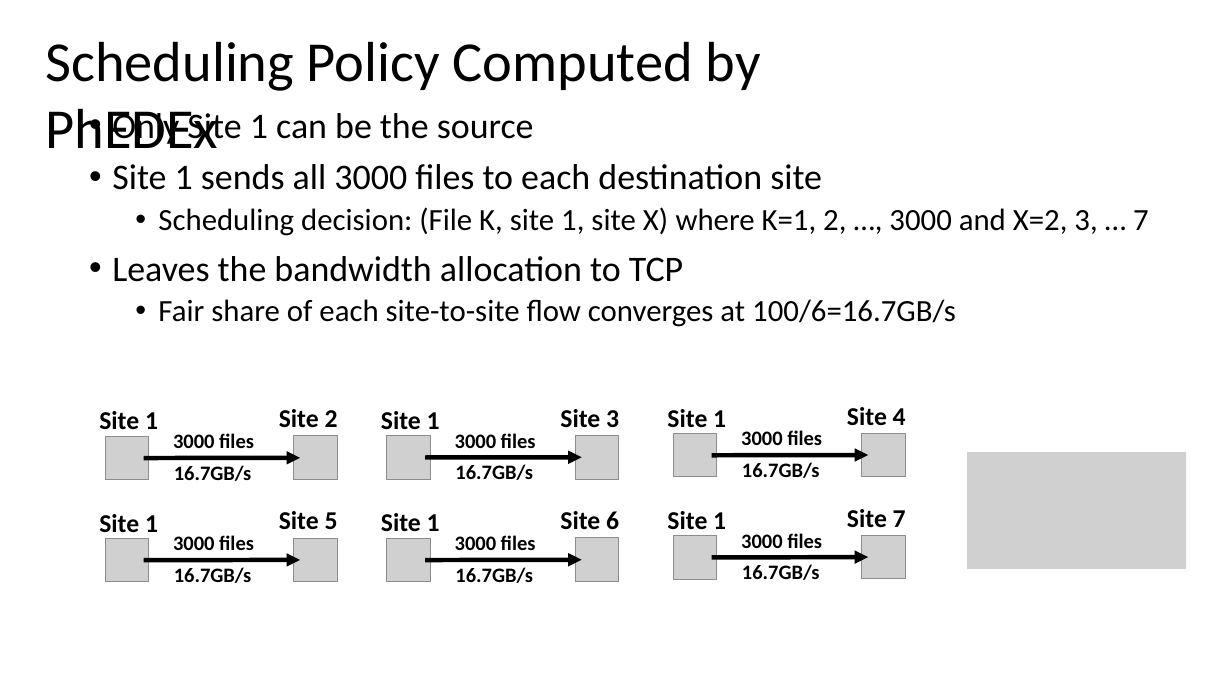
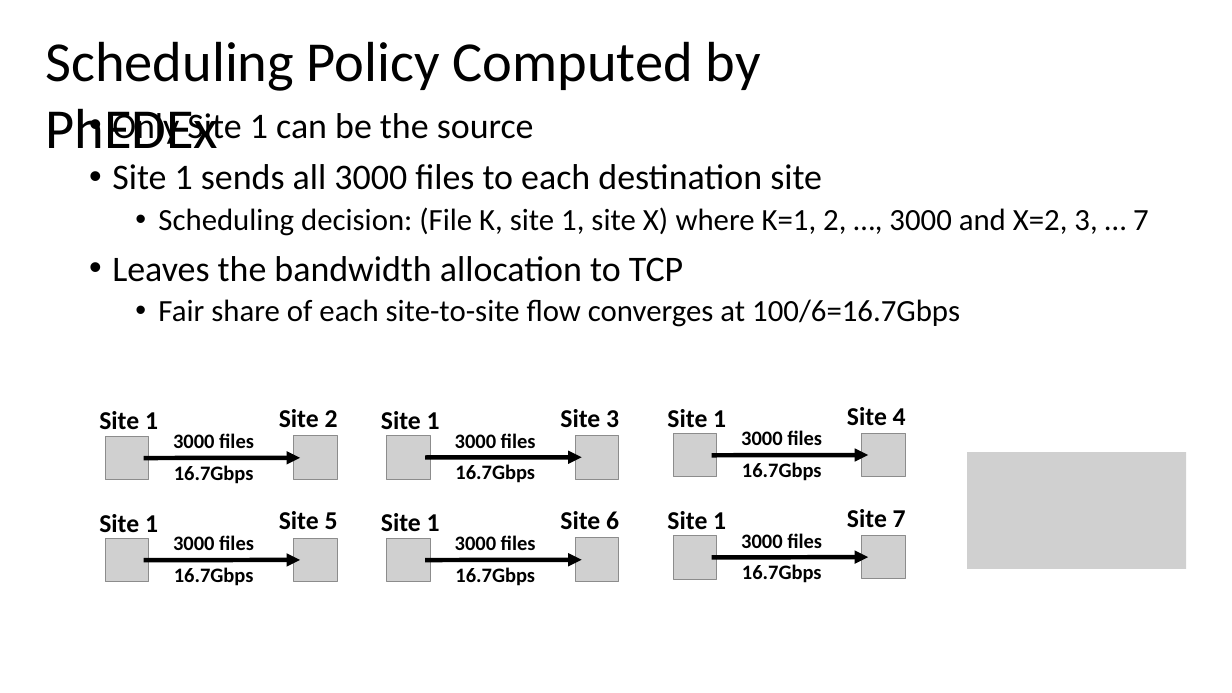
Before and after one commit to snlab/sc16, a slide deck: slide 5 of slides/cms-demo-v1.pptx. Drawn at 1232x693 pixels with LibreOffice and Linux fonts; fonts in the diff are those of the drawing; grey boxes stand for pictures. Boxes give left, top, right and bottom in pixels: in the first picture for what was removed or moved away, otherwise in the second. Text is boxed around its words. In the diff, an @@ line names an element or a change of style, - is before the commit and + after.

Commit message:
small edit

```diff
--- a/slides/cms-demo-v1.pptx
+++ b/slides/cms-demo-v1.pptx
@@ text at box(158, 299, 960, 327): text changed @@
-  • Fair share of each site-to-site flow converges at 100/6=16.7GB/s
+  • Fair share of each site-to-site flow converges at 100/6=16.7Gbps
@@ text at box(174, 465, 254, 484): text changed @@
-16.7GB/s
+16.7Gbps
@@ text at box(455, 464, 535, 483): text changed @@
-16.7GB/s
+16.7Gbps
@@ text at box(742, 462, 822, 481): text changed @@
-16.7GB/s
+16.7Gbps
@@ text at box(174, 567, 254, 586): text changed @@
-16.7GB/s
+16.7Gbps
@@ text at box(455, 567, 535, 586): text changed @@
-16.7GB/s
+16.7Gbps
@@ text at box(742, 564, 822, 583): text changed @@
-16.7GB/s
+16.7Gbps
```
Also in this commit, not shown: 3 other slides changed.
